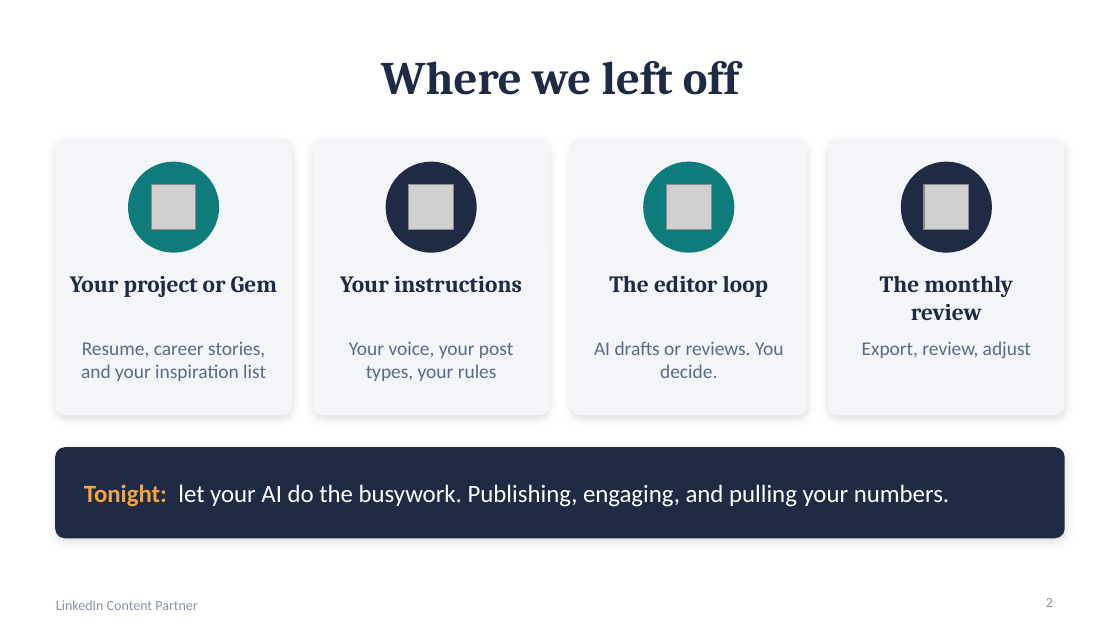
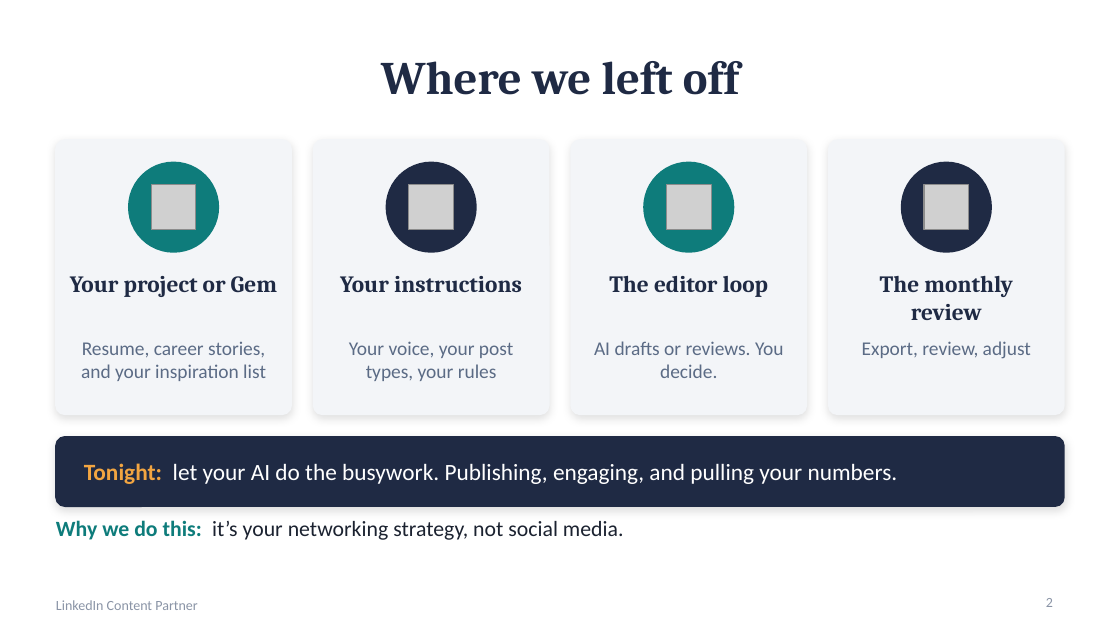
Before and after one commit to crystaljonespmp/LinkedIn-Content-Partner-Automation, a slide deck: slide 2 of PowerPoint/LinkedIn-Content-Partner-Automation-Slides.pptx. Drawn at 1120x630 pixels with LibreOffice and Linux fonts; fonts in the diff are those of the drawing; grey boxes stand for pictures. Boxes give left, top, right and bottom in pixels: in the first picture for what was removed or moved away, otherwise in the second. Text is boxed around its words. In the diff, an @@ line names an element or a change of style, - is before the commit and + after.

```diff
--- a/PowerPoint/LinkedIn-Content-Partner-Automation-Slides.pptx
+++ b/PowerPoint/LinkedIn-Content-Partner-Automation-Slides.pptx
@@ rounded rectangle: place and size @@
-rounded rectangle at <box>56,448,1064,538</box>
+rounded rectangle at <box>56,437,1064,506</box>
@@ rounded rectangle at <box>56,437,1064,506</box>: proportions changed @@
@@ text "Tonight: let your AI do ...": place and size @@
-text "Tonight: let your AI do ..." at <box>84,484,949,507</box>
+text "Tonight: let your AI do ..." at <box>84,463,898,484</box>
@@ text "Tonight: let your AI do ..." at <box>84,463,898,484</box>: size 16 to 15 pt @@
@@ text added at <box>56,520,624,540</box>, 14 pt, text #1B2230 @@
+Why we do this: it’s your networking strategy, not social media.
```
Also in this commit, not shown: 2 other files.
